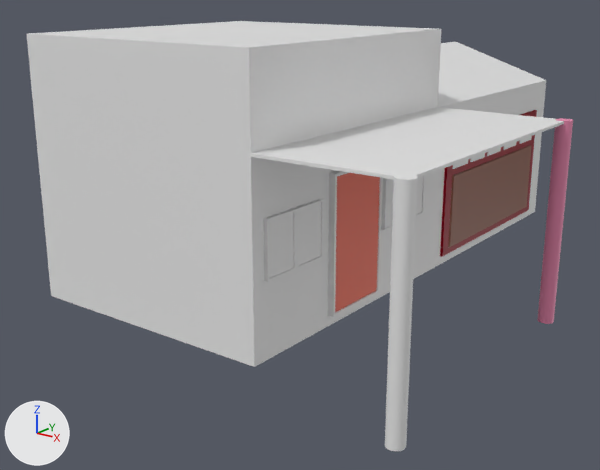
A saved change to the Blender file house.blend.
Both versions are drawn from a 50 mm lens placed at (8.07, -10.13, 4.58), pointed at (0.2, 0.33, 0.55). Every picture has the same lights, and +X, +Y and +Z are marked at lower left. The older version comes first.
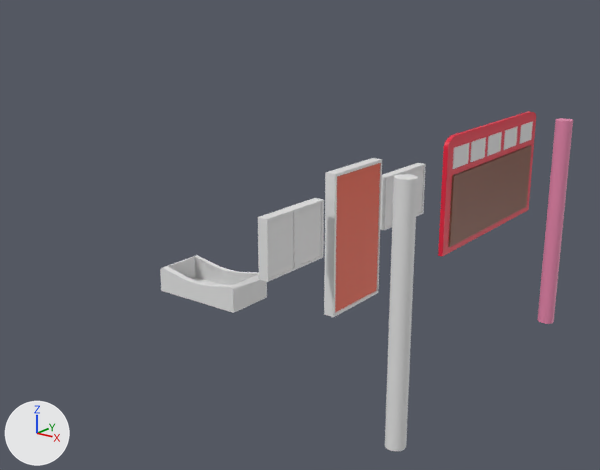
Where the change shows, as pixel boxes [x1, y1, x2, y2] in the pictures (600 x 470 px):
'Cube', hidden
    before: [27, 21, 564, 367]
'Cube.009', added
    after: [160, 255, 267, 313]

Diff of the bpy script that builds the scene:
```diff
--- a/house.blend.py
+++ b/house.blend.py
@@ me_cube_014 @@
+me_cube_014.from_pydata(...)  # 136 vertices, 27 faces; spans x -4.126..-2.798, y -8.288..-7.606, z -2.114..-1.767
@@ ob_cube @@
 ob_cube.scale = (2.0, 3.0, 1.0)
+ob_cube.hide_set(True)
@@ ob_cube_001 @@
 ob_cube_001.scale = (0.0401, 1.83, 1.0)
-_m = ob_cube_001.modifiers.new('Mirror', 'MIRROR')
-_m.use_axis = (True, True, False)
@@ ob_cube_009 @@
+ob_cube_009 = bpy.data.objects.new('Cube.009', me_cube_014)
+ob_cube_009.location = (4.18, 5.62, 2.57)
```
